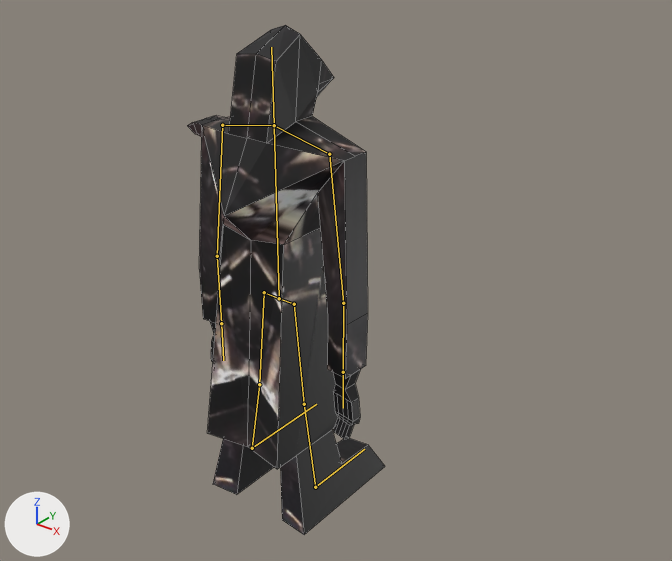
Before and after pictures for a commit that changed the Blender file characters/plaguerobot.blend.
One viewpoint serves both versions: a 50 mm lens placed at (1.211, -1.319, 0.908), pointed at (0.08, 0.095, 0.032). The axes (+X, +Y, +Z) are drawn at lower left. The lights are the same throughout. The bones that bend it are drawn over the model as lines. Mesh edges are drawn as thin lines.

In view in the first picture: 'doctor'.
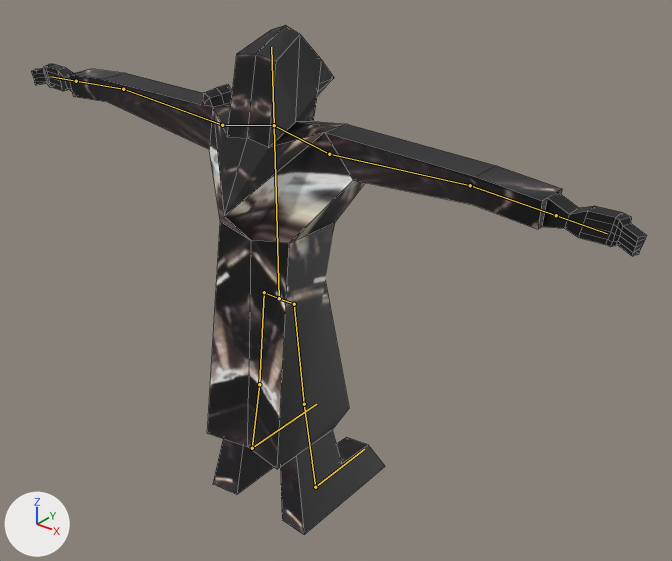
The newer file adds an action. The first version stands in its rest pose; the second is drawn at frame 0 of the action 'tpose'.

What the commit changed:
Bone 'bone_arm_upper_left' (bone_bone_arm_upper_left) turns from (0, 0, 0) to (0, 0, 87) degrees about its own x, y and z.
Bone 'bone_arm_upper_right' (bone_bone_arm_upper_right) turns from (0, 0, 0) to (0, 0, -85) degrees about its own x, y and z.

Boxes (x1, y1, x2, y2) around the edits, measured in the pictures (672 x 561 px):
'doctor', posed (210% wider): before (187, 25, 385, 535); after (31, 25, 646, 535)
bone 'bone_arm_upper_left', root to tip: before (222, 125) to (217, 256); after (222, 125) to (123, 89)
bone 'bone_arm_upper_right', root to tip: before (329, 154) to (343, 303); after (329, 154) to (470, 185)
